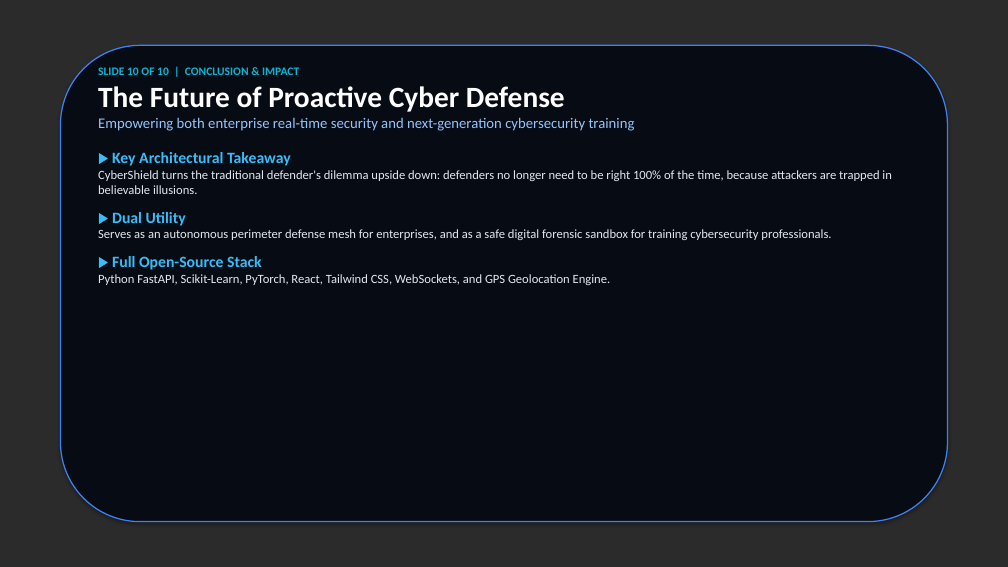
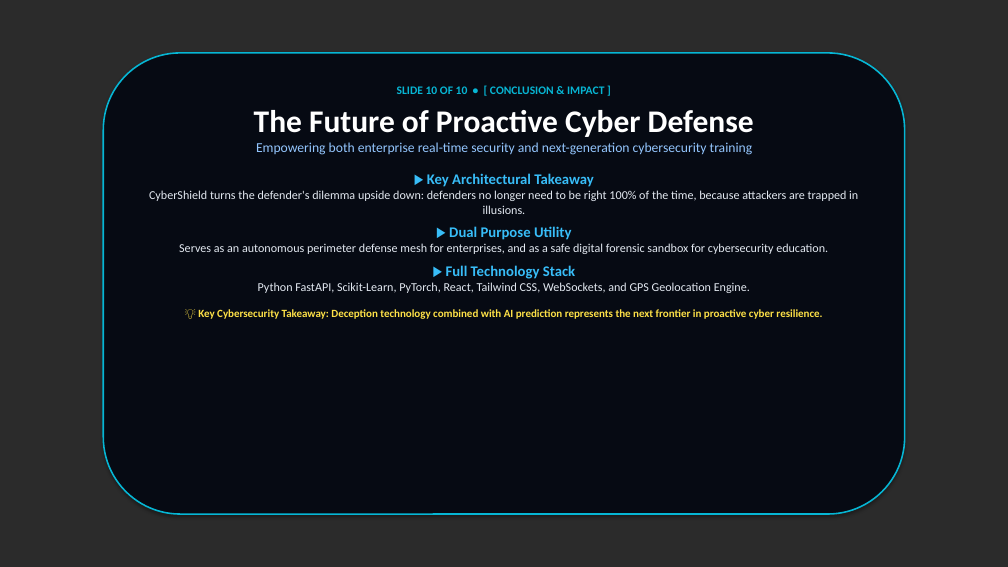
Before and after one commit to kushal-naga-sai-balaji/CyberShield, a slide deck: slide 10 of frontend/public/CyberShield_Presentation.pptx. Drawn at 1008x567 pixels with LibreOffice and Linux fonts; fonts in the diff are those of the drawing; background and template pictures are left out; a plain dark background stands for a picture behind light text. Boxes give left, top, right and bottom in pixels: in the first picture for what was removed or moved away, otherwise in the second. Text is boxed around its words. In the diff, an @@ line names an element or a change of style, - is before the commit and + after.

Commit message:
Update PowerPoint and Slide Viewer with centered symmetrical card layout over background images

```diff
--- a/frontend/public/CyberShield_Presentation.pptx
+++ b/frontend/public/CyberShield_Presentation.pptx
@@ rounded rectangle: place and size @@
-rounded rectangle at (60, 45, 948, 522)
+rounded rectangle at (104, 53, 905, 514)
@@ rounded rectangle at (104, 53, 905, 514): fill #070B14 to #060A13; outline #3B82F6 1.2 pt to #06B6D4 1.5 pt @@
@@ text "SLIDE 10 OF 10 • ...": place and size @@
-text "SLIDE 10 OF 10 • ..." at (98, 67, 891, 285)
+text "SLIDE 10 OF 10 • ..." at (149, 86, 858, 319)
@@ text at (397, 86, 604, 94): text changed @@
-SLIDE 10 OF 10 | CONCLUSION & IMPACT
+SLIDE 10 OF 10 • [ CONCLUSION & IMPACT ]
@@ text at (254, 110, 754, 293): size 28 to 30 pt in "The Future of Proactive Cyber Defense"; size 14 to 13 pt in "Empowering both enterprise real-time security and next-gener ..."; size 15 to 14 pt in "▶ Key Architectural Takeaway"; size 12 to 11.5 pt in "Python FastAPI, Scikit-Learn, PyTorch, React, Tailwind CSS, ..."; alignment left to centre; more space between paragraphs; less space between paragraphs @@
@@ text at (149, 190, 858, 279): text changed; size 12 to 11.5 pt @@
-CyberShield turns the traditional defender's dilemma upside down: defenders no longer need to be right 100% of the time, because attackers are trapped in believable illusions.
-▶ Dual Utility
-Serves as an autonomous perimeter defense mesh for enterprises, and as a safe digital forensic sandbox for training cybersecurity professionals.
-▶ Full Open-Source Stack
+CyberShield turns the defender's dilemma upside down: defenders no longer need to be right 100% of the time, because attackers are trapped in illusions.
+▶ Dual Purpose Utility
+Serves as an autonomous perimeter defense mesh for enterprises, and as a safe digital forensic sandbox for cybersecurity education.
+▶ Full Technology Stack
@@ text at (198, 309, 822, 319): paragraph added @@
+💡 Key Cybersecurity Takeaway: Deception technology combined with AI prediction represents the next frontier in proactive cyber resilience.
```
Also in this commit, not shown: 8 other slides changed, 1 slide added, 1 slide removed, 3 other files.
